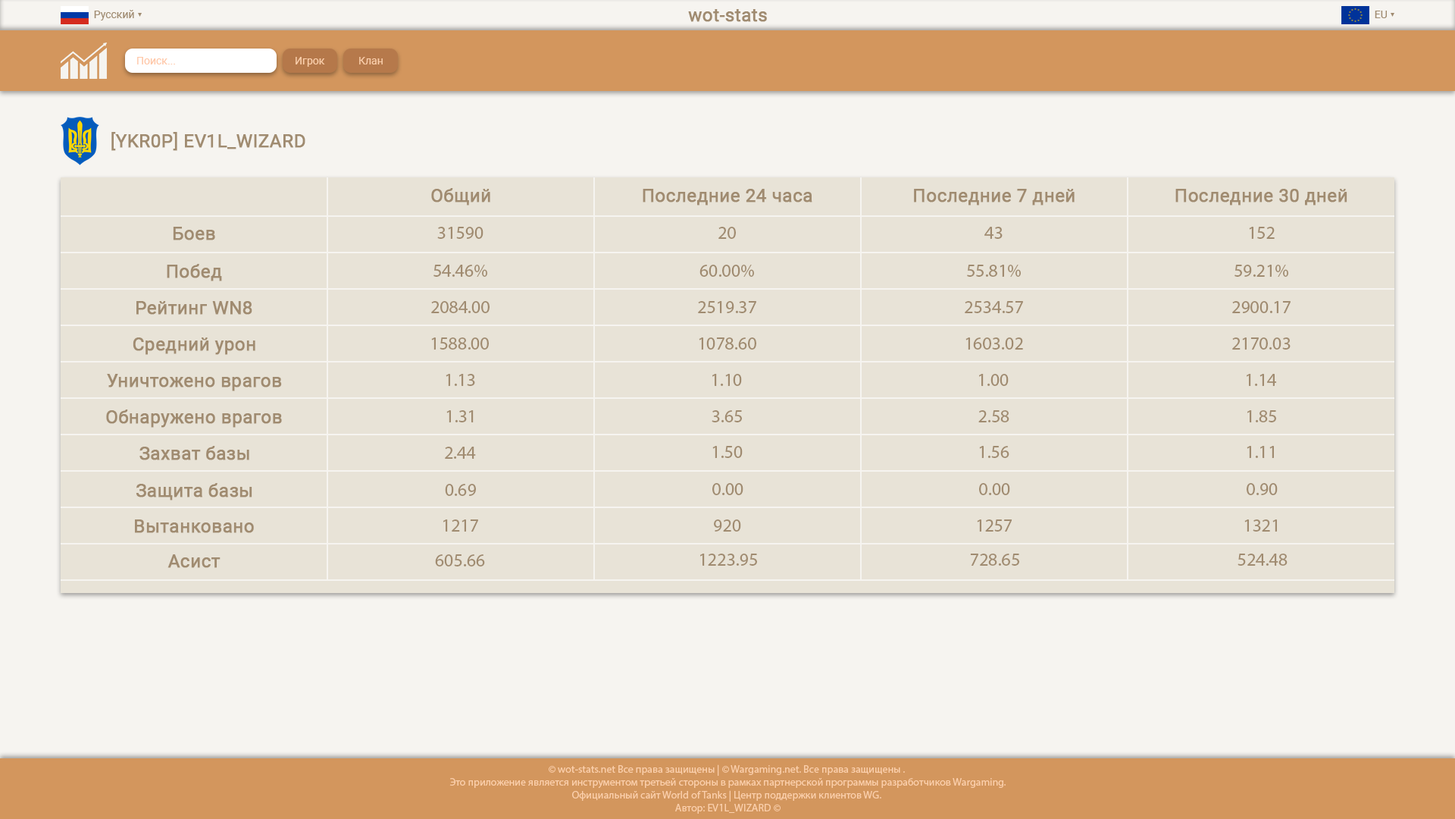
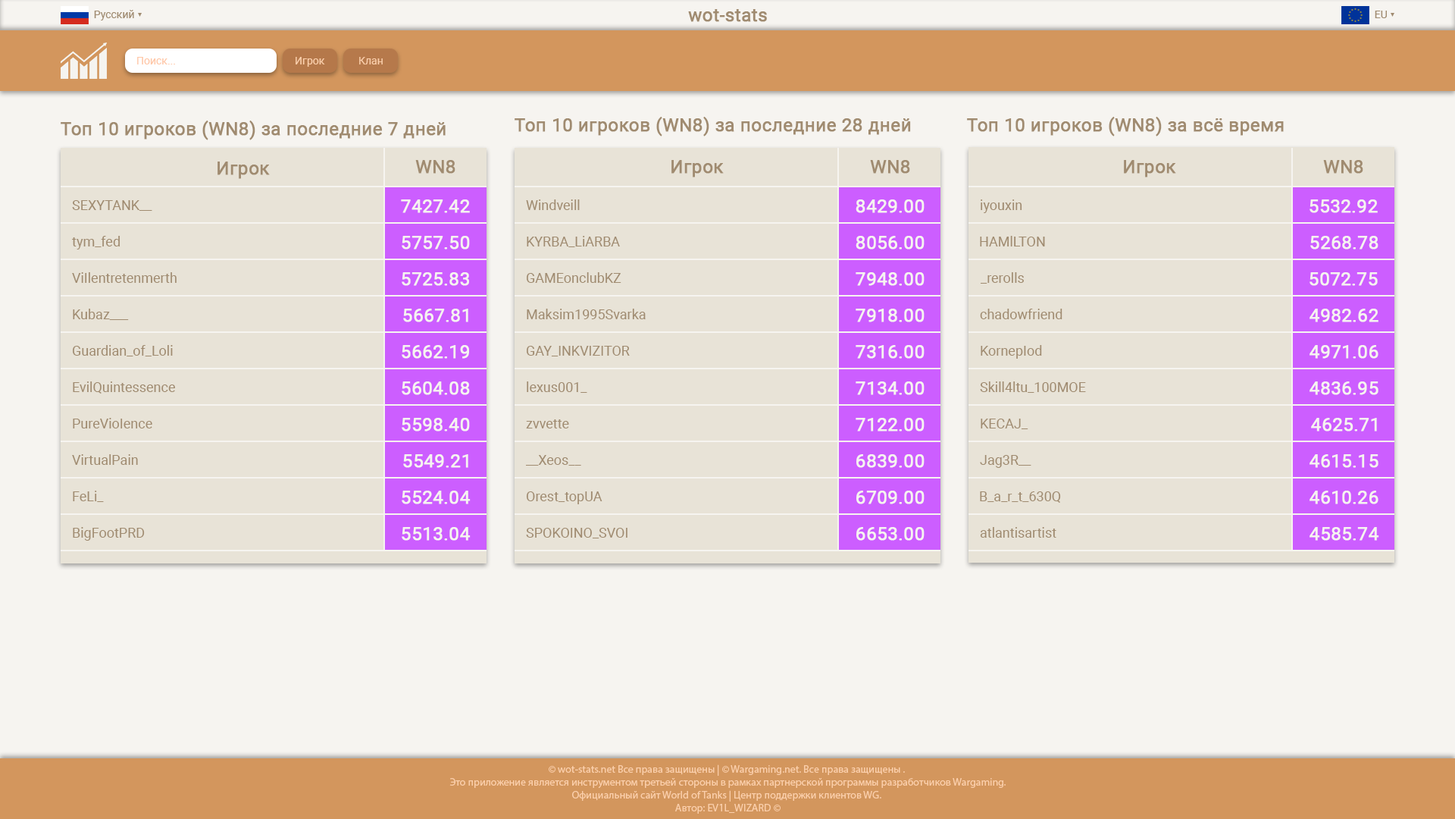
Layer changes from the first 1455 x 819 image to the second:
showed group "Main-page" (108 layers) over [60, 116, 1395, 564]
hid group "Player-stats-page" (58 layers) over [60, 116, 1395, 593]
